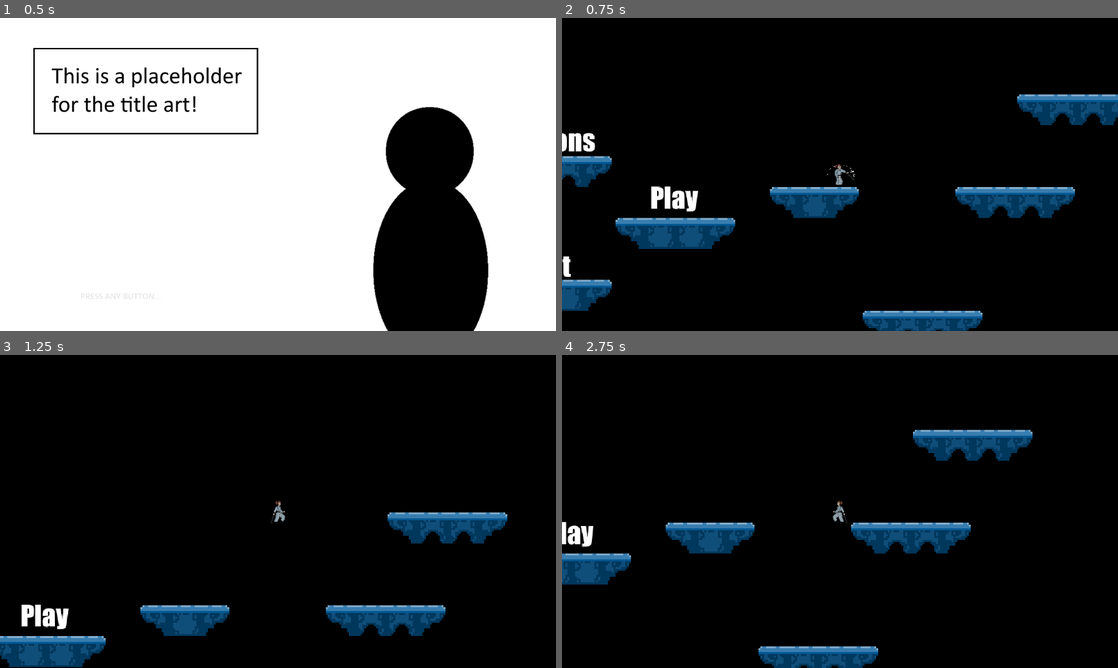
Above: before the commit, frames 1-4 (two rows, left to right).
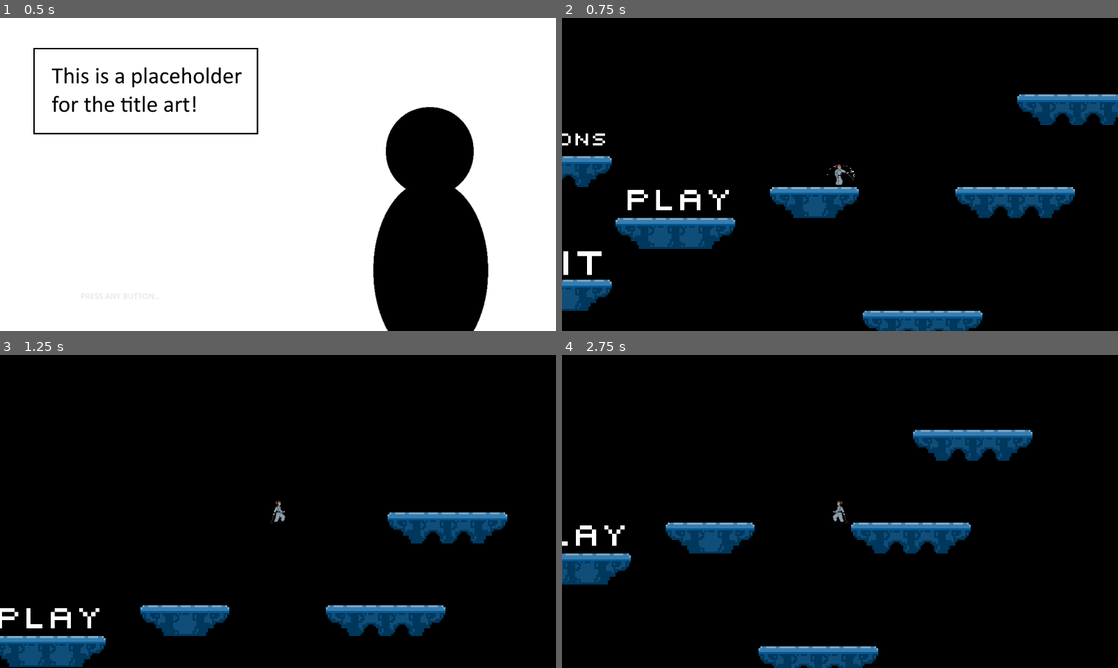
Above: after the commit, the same moments.

Repository: norm-an-claire/GGJ2026-robot-mask
Game: Godot game, scene res://levels/title_screen.tscn
The game is run twice, just before and just after one commit, with the same random seed, the same clock (stepped at 60 frames per second) and the same inputs.
Inputs:
- Up to frame 1 (0.5 s): no input
- Up to frame 2 (0.75 s): tap Enter at 0.5 s; hold D (move_right) from 0.53 s (still down); hold K (melee) from 0.53 s (still down)
- Up to frame 3 (1.25 s): keep holding D (move_right); keep holding K (melee); tap J (jump) at 0.77 s
- Up to frame 4 (2.75 s): release K (melee) at 1.28 s; tap Shift (sprint) at 1.35 s; tap J (jump) at 1.52 s; release D (move_right) at 2.03 s; hold A (move_left) from 2.03 s (still down); hold K (melee) from 2.03 s (still down)

Frame 1 is identical in both runs. In frame 2, 1.2% of the frame differs, in the area x 0-31%, y 36-83%; in frame 3, 0.6%; in frame 4, 0.4%.

Commit message:
Updated label assets

Diff:
--- a/levels/main_menu.tscn
+++ b/levels/main_menu.tscn
@@ -72,40 +72,50 @@
 tile_map_data = PackedByteArray("AAAGABIAAAAAAAEAAAAFABIAAAABAAAAAAAEABIAAAABAAAAAAADABIAAAABAAEAAAAHABAAAAABAAEAAAAIAB …(480 unchanged characters)…
 tile_set = SubResource("TileSet_pjwgr")
 
-[node name="PlayLabel" type="Sprite2D" parent="Ground" unique_id=349871817]
+[node name="PlayLabelGroup" type="Node2D" parent="Ground" unique_id=1767438862]
+
+[node name="PlayLabel" type="Sprite2D" parent="Ground/PlayLabelGroup" unique_id=349871817]
+position = Vector2(291, 494)
+scale = Vector2(0.15, 0.15)
+texture = ExtResource("2_7rktv")
+
+[node name="PlayZone_Area2D" type="Area2D" parent="Ground/PlayLabelGroup" unique_id=781423188]
 position = Vector2(291, 494)
 scale = Vector2(0.6, 0.6)
-texture = ExtResource("2_7rktv")
 
-[node name="PlayZone_Area2D" type="Area2D" parent="Ground/PlayLabel" unique_id=781423188]
-
-[node name="CollisionShape2D" type="CollisionShape2D" parent="Ground/PlayLabel/PlayZone_Area2D" unique_id=378920771]
+[node name="CollisionShape2D" type="CollisionShape2D" parent="Ground/PlayLabelGroup/PlayZone_Area2D" unique_id=378920771]
 position = Vector2(-6.1333923, 19.166626)
 shape = SubResource("RectangleShape2D_nwbki")
 script = ExtResource("3_6flho")
 
-[node name="OptionsLabel" type="Sprite2D" parent="Ground" unique_id=777345793]
+[node name="OptionsLabelGroup" type="Node2D" parent="Ground" unique_id=1982501007]
+
+[node name="OptionsLabel" type="Sprite2D" parent="Ground/OptionsLabelGroup" unique_id=777345793]
 position = Vector2(160, 430.99997)
-scale = Vector2(0.6, 0.6)
+scale = Vector2(0.15, 0.15)
 texture = ExtResource("3_nwbki")
 
-[node name="OptionsZone_Area2D" type="Area2D" parent="Ground/OptionsLabel" unique_id=802221561]
-position = Vector2(5.0000305, -3.333313)
+[node name="OptionsZone_Area2D" type="Area2D" parent="Ground/OptionsLabelGroup" unique_id=802221561]
+position = Vector2(163.00003, 428.99997)
+scale = Vector2(0.6, 0.6)
 
-[node name="CollisionShape2D" type="CollisionShape2D" parent="Ground/OptionsLabel/OptionsZone_Area2D" unique_id=113623068]
+[node name="CollisionShape2D" type="CollisionShape2D" parent="Ground/OptionsLabelGroup/OptionsZone_Area2D" unique_id=113623068]
 position = Vector2(-6.1333923, 19.166626)
 shape = SubResource("RectangleShape2D_nwbki")
 script = ExtResource("3_6flho")
 
-[node name="ExitLabel" type="Sprite2D" parent="Ground" unique_id=640231851]
+[node name="ExitLabelGroup" type="Node2D" parent="Ground" unique_id=204891484]
+
+[node name="ExitLabel" type="Sprite2D" parent="Ground/ExitLabelGroup" unique_id=640231851]
 position = Vector2(160, 559)
-scale = Vector2(0.6, 0.6)
+scale = Vector2(0.15, 0.15)
 texture = ExtResource("4_pppj1")
 
-[node name="PlayZone_Area2D3" type="Area2D" parent="Ground/ExitLabel" unique_id=545311431]
-position = Vector2(4.699997, -3.3333359)
+[node name="PlayZone_Area2D3" type="Area2D" parent="Ground/ExitLabelGroup" unique_id=545311431]
+position = Vector2(162.82, 557)
+scale = Vector2(0.6, 0.6)
 
-[node name="CollisionShape2D" type="CollisionShape2D" parent="Ground/ExitLabel/PlayZone_Area2D3" unique_id=2021700182]
+[node name="CollisionShape2D" type="CollisionShape2D" parent="Ground/ExitLabelGroup/PlayZone_Area2D3" unique_id=2021700182]
 position = Vector2(-6.1333923, 19.166626)
 shape = SubResource("RectangleShape2D_nwbki")
 script = ExtResource("3_6flho")
Binary file changed: assets/text_labels/exit_label.png
Binary file changed: assets/text_labels/options_label.png
Binary file changed: assets/text_labels/play_label.png
